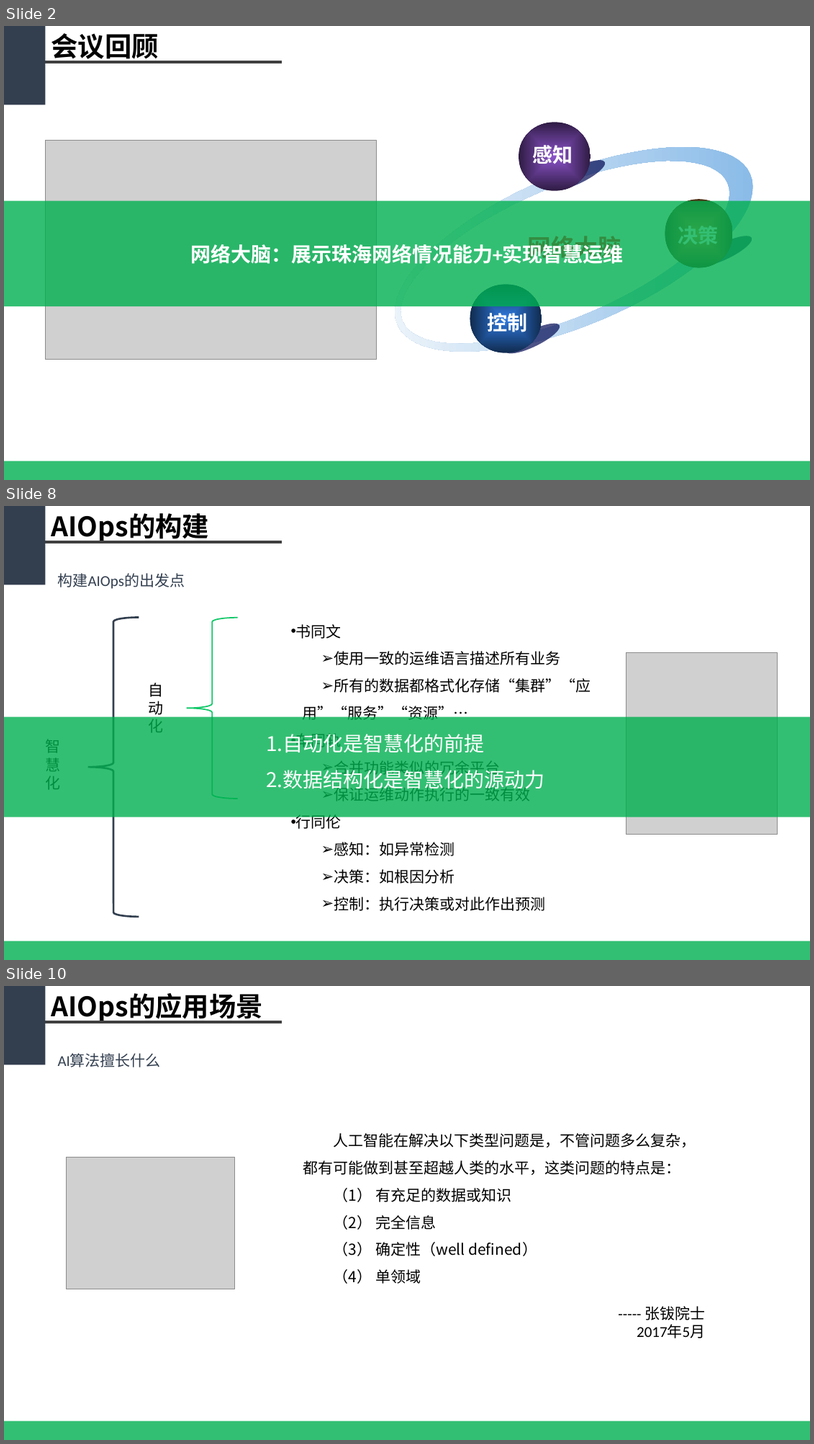
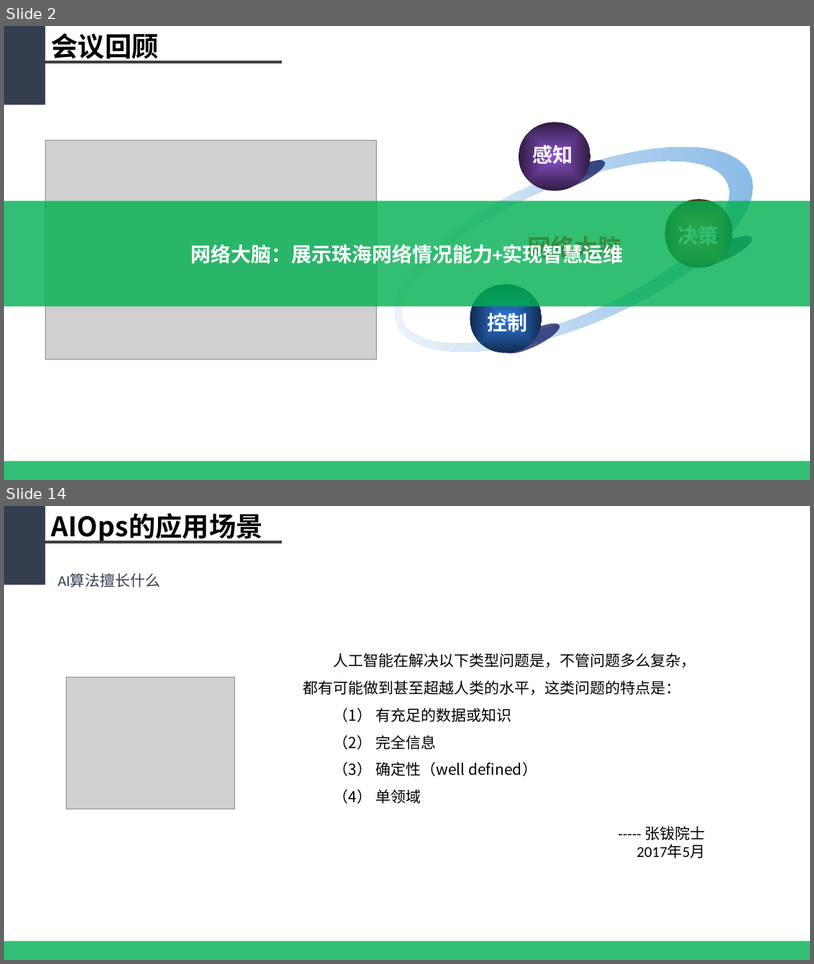
Before and after one commit to WeakX/Ref, a slide deck: 基于大数据的智慧网络运维平台_new.pptx. Shown one above the other, each under a label of ours: slides 2, 8 and 10 before the commit, slides 2 and 14 after it; the slides between them are not shown. The pictures are 814x1444 and 814x964 pixels, drawn with LibreOffice and Linux fonts; fonts in the diff are those of the drawing; grey boxes stand for pictures. Boxes give left, top, right and bottom in pixels: in the first picture for what was removed or moved away, otherwise in the second. Text is boxed around its words. In the diff, an @@ line names an element or a change of style, - is before the commit and + after.

```diff
--- a/基于大数据的智慧网络运维平台_new.pptx
+++ b/基于大数据的智慧网络运维平台_new.pptx
@@ slide 8 removed at [4,506,810,960], background #FFFFFF @@
@@ rectangle removed at [4,506,45,584] @@
@@ text removed at [52,513,209,543] @@
-AIOps的构建
@@ line removed from (45, 542) to (282, 542) @@
@@ text removed at [58,573,185,589] @@
-构建AIOps的出发点
@@ left brace removed at [88,618,139,916] @@
@@ left brace removed at [187,618,237,798] @@
@@ text removed at [296,624,591,911] @@
-• 书同文
-  ➢ 使用一致的运维语言描述所有业务
-  ➢ 所有的数据都格式化存储“集群”“应用”“服务”“资源”…
-• 车同轨
-  ➢ 合并功能类似的冗余平台
-  ➢ 保证运维动作执行的一致有效
-• 行同伦
-  ➢ 感知：如异常检测
-  ➢ 决策：如根因分析
-  ➢ 控制：执行决策或对此作出预测
@@ picture removed at [627,652,778,834] @@
@@ text removed at [148,682,163,732] @@
-自动化
@@ rectangle removed at [4,716,810,817] @@
@@ text removed at [46,739,61,789] @@
-智慧化
@@ text removed at [266,734,545,793] @@
-1. 自动化是智慧化的前提
-2. 数据结构化是智慧化的源动力
@@ rectangle removed at [4,941,810,960] @@
@@ what was slide 10 is now slide 14 @@
```
Also in this commit, not shown: 5 slides changed, 6 slides added, 1 other slide removed.
